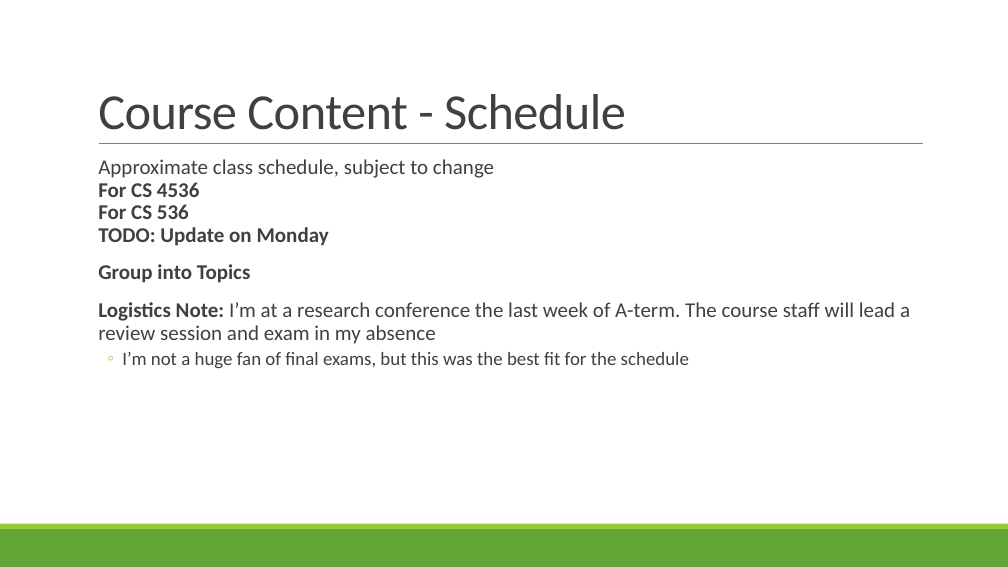
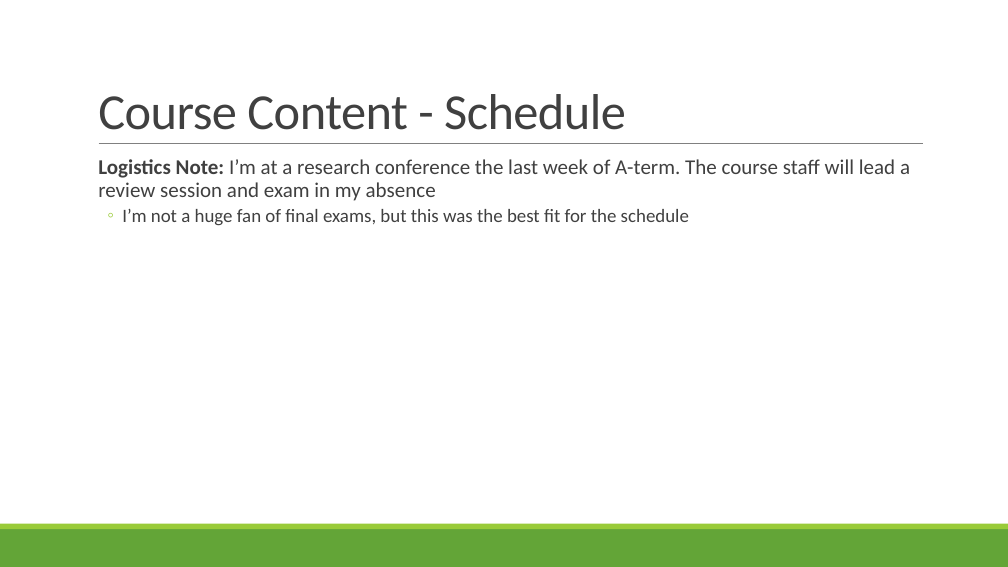
Before and after one commit to rbohrer/pl-course, a slide deck: slide 20 of LectureSlides/01Intro.pptx (slide 19 before the commit). Drawn at 1008x567 pixels with LibreOffice and Linux fonts; fonts in the diff are those of the drawing. Boxes give left, top, right and bottom in pixels: in the first picture for what was removed or moved away, otherwise in the second. Text is boxed around its words. In the diff, an @@ line names an element or a change of style, - is before the commit and + after.

```diff
--- a/LectureSlides/01Intro.pptx
+++ b/LectureSlides/01Intro.pptx
@@ text at <box>98,159,494,283</box>: paragraphs removed @@
-  Approximate class schedule, subject to change
-  For CS 4536
-  For CS 536
-  TODO: Update on Monday
-  Group into Topics
```
Also in this commit, not shown: 4 other slides changed, 1 slide added.
